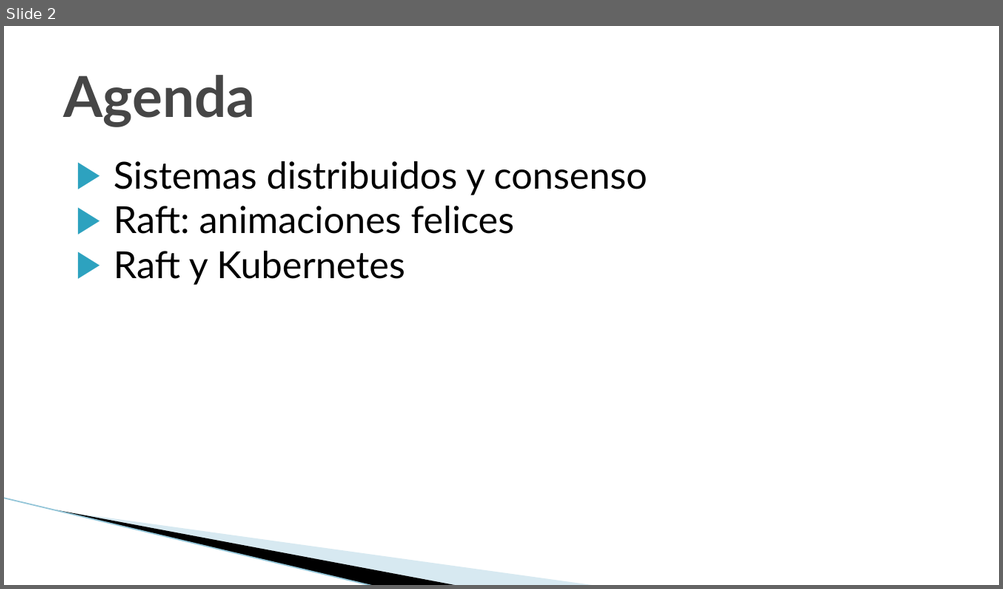
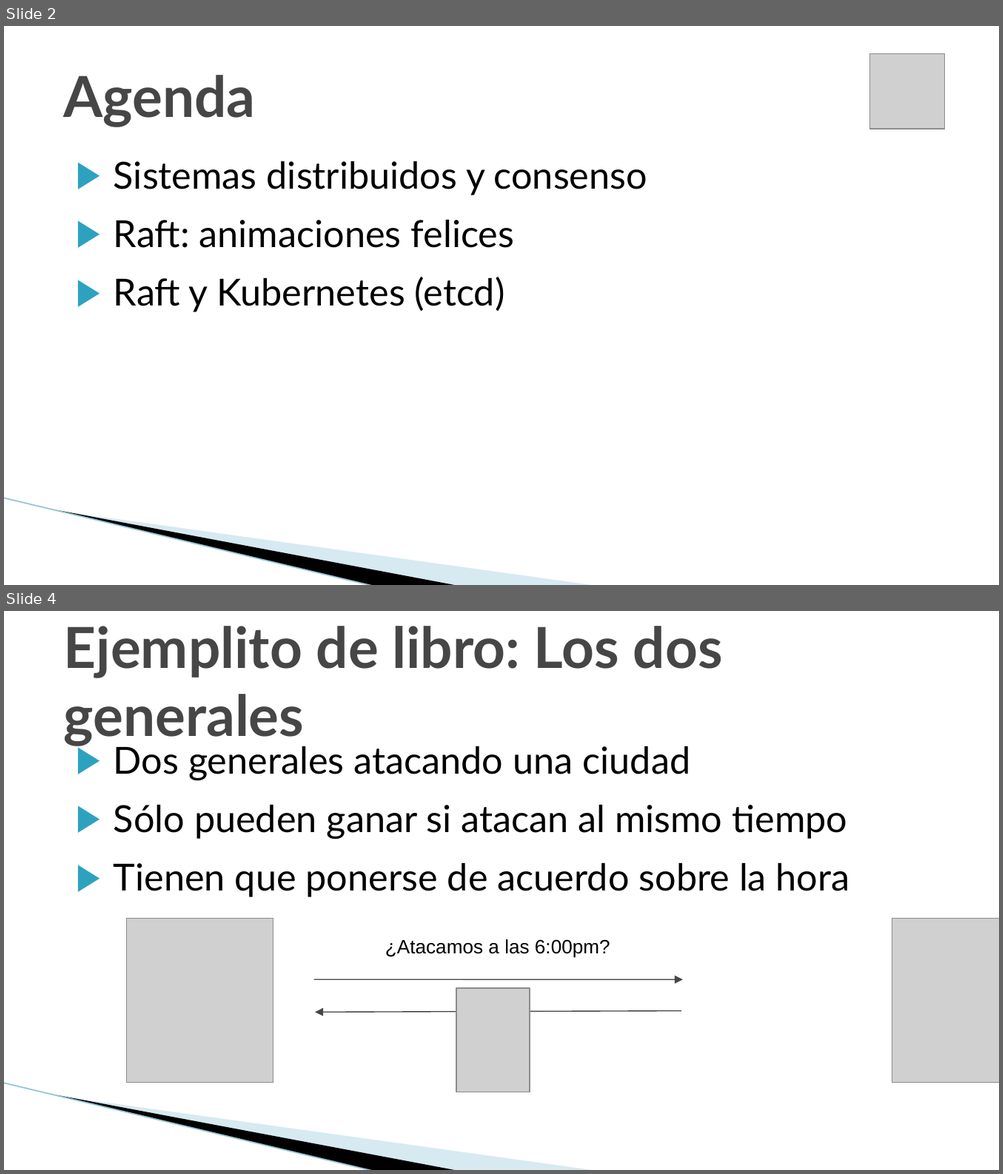
Before and after one commit to jbarbosat/mis-desmadres, a slide deck: presentaciones/cloud_native_mexico/raft_introduccion.odp. Shown one above the other, each under a label of ours: slide 2 before the commit, slides 2 and 4 after it; the slides between them are not shown. The pictures are 1003x589 and 1003x1174 pixels, drawn with LibreOffice and Linux fonts; fonts in the diff are those of the drawing; grey boxes stand for pictures; background and template pictures are left out. Boxes give left, top, right and bottom in pixels: in the first picture for what was removed or moved away, otherwise in the second. Text is boxed around its words. In the diff, an @@ line names an element or a change of style, - is before the commit and + after.

```diff
--- a/presentaciones/cloud_native_mexico/raft_introduccion.odp
+++ b/presentaciones/cloud_native_mexico/raft_introduccion.odp
@@ slide 4 added at <box>4,611,999,1170</box>, background #FFFFFF; not listed: 3 template elements that a slide beside it also shows @@
@@ title added at <box>64,626,723,746</box>, 41 pt, text #464646, bold @@
+Ejemplito de libro: Los dos generales
@@ text added at <box>114,746,850,897</box>, 27 pt, text #000000 @@
+▶ Dos generales atacando una ciudad
+▶ Sólo pueden ganar si atacan al mismo tiempo
+▶ Tienen que ponerse de acuerdo sobre la hora
@@ picture added at <box>126,918,273,1082</box> @@
@@ picture added at <box>891,918,999,1082</box> @@
@@ text added at <box>385,940,610,957</box>, 14 pt, text #000000 @@
+¿Atacamos a las 6:00pm?
@@ arrow added from (314, 980) to (683, 980), #464646 0.74 pt @@
@@ picture added at <box>457,989,530,1093</box> @@
@@ arrow added from (681, 1011) to (316, 1013), #464646 0.74 pt @@
@@ slide 2 changed as well @@
@@ picture added at <box>869,54,944,128</box> @@
@@ text at <box>114,220,514,248</box>: more space between paragraphs @@
@@ text at <box>114,277,505,312</box>: text changed @@
-▶ Raft y Kubernetes
+▶ Raft y Kubernetes (etcd)
```
Also in this commit, not shown: 2 other slides changed, 14 other slides added, 1 other file.
